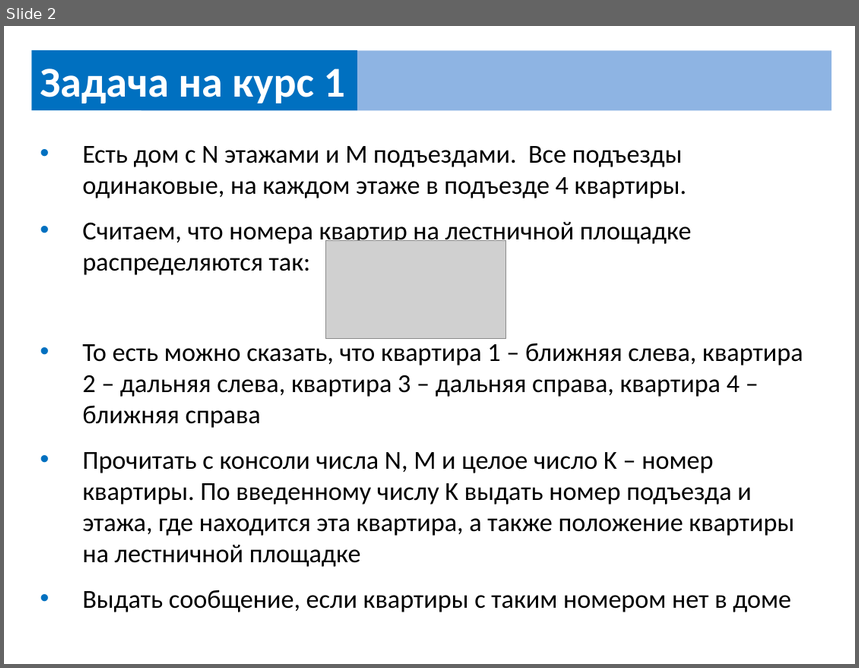
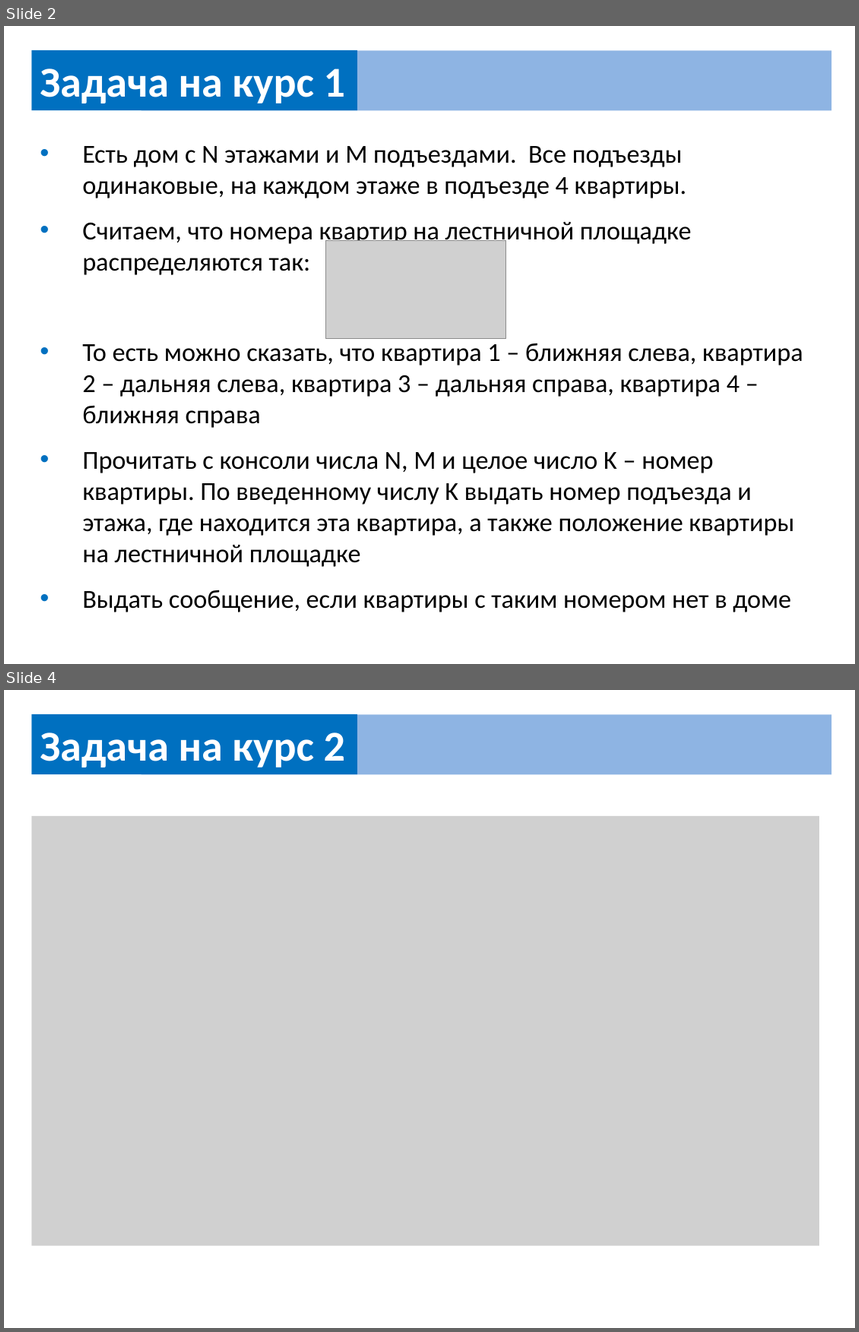
Before and after one commit to UsovaAnna/lesson, a slide deck: src/сourse/course_task.pptx. Shown one above the other, each under a label of ours: slide 2 before the commit, slides 2 and 4 after it; the slides between them are not shown. The pictures are 859x668 and 859x1332 pixels, drawn with LibreOffice and Linux fonts; fonts in the diff are those of the drawing; grey boxes stand for pictures. Boxes give left, top, right and bottom in pixels: in the first picture for what was removed or moved away, otherwise in the second. Text is boxed around its words. In the diff, an @@ line names an element or a change of style, - is before the commit and + after.

```diff
--- a/src/сourse/course_task.pptx
+++ b/src/сourse/course_task.pptx
@@ slide 4 added at [4, 690, 855, 1328], background #FFFFFF @@
@@ rectangle added at [31, 714, 357, 775], fill #0070C0, 36 pt, text #FFFFFF, bold @@
+Задача на курс 2
@@ rectangle added at [141, 714, 832, 775], fill #8EB4E3 @@
@@ picture added at [31, 816, 819, 1246] @@
```
Also in this commit, not shown: 2 other slides added, 1 other file.
